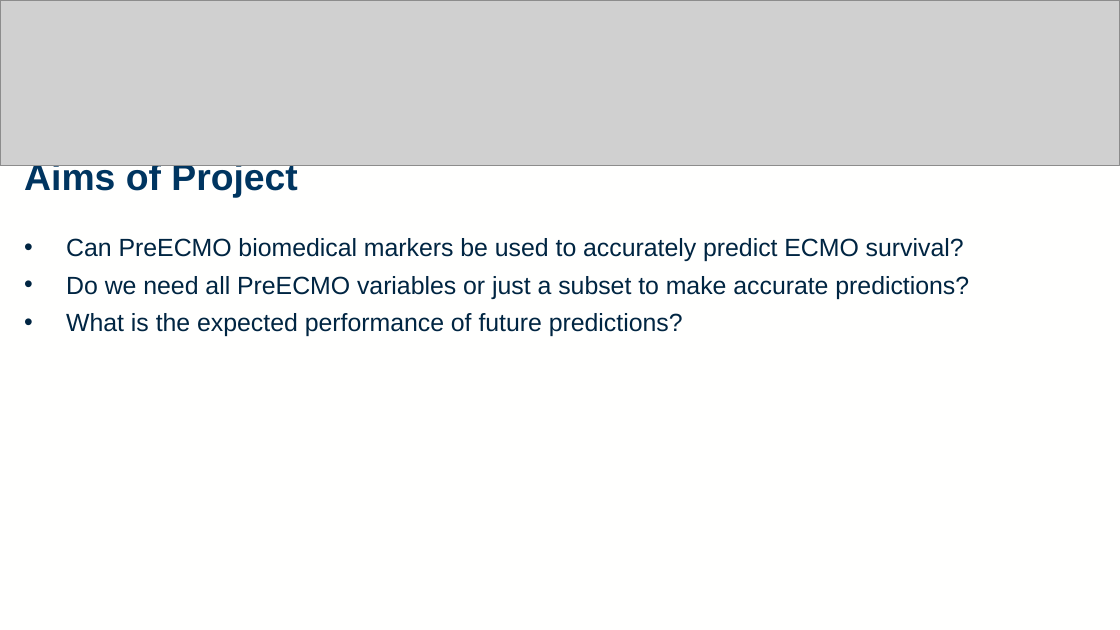
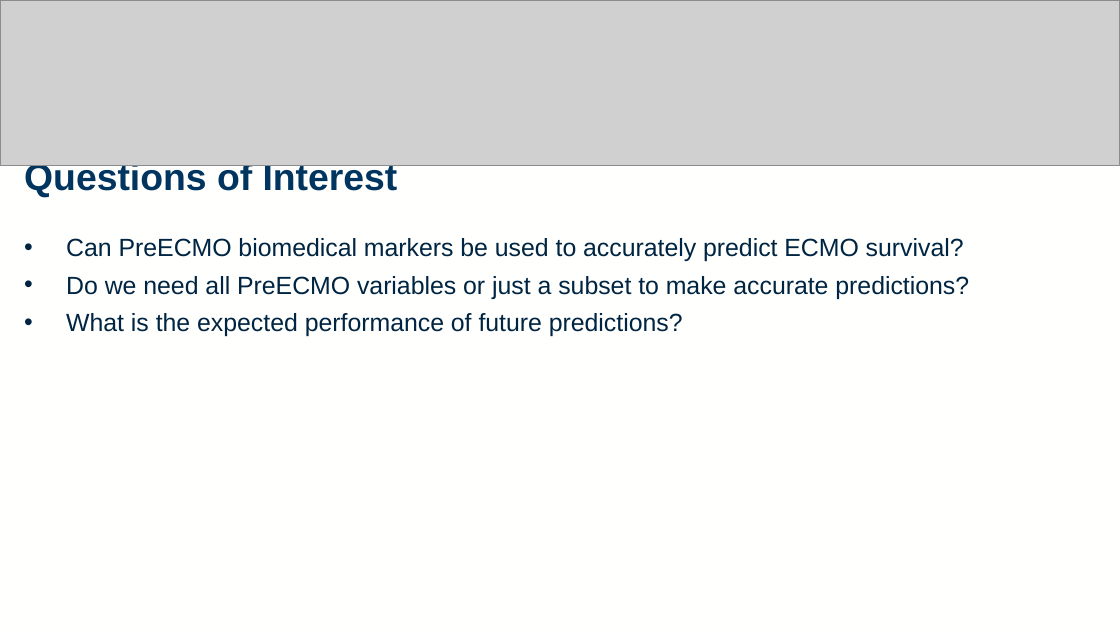
Before and after one commit to rtedwards/ARDS-classification, a slide deck: slide 5 of viva/viva_2416963E.pptx (slide 4 before the commit). Drawn at 1120x630 pixels with LibreOffice and Linux fonts; fonts in the diff are those of the drawing; grey boxes stand for pictures. Boxes give left, top, right and bottom in pixels: in the first picture for what was removed or moved away, otherwise in the second. Text is boxed around its words. In the diff, an @@ line names an element or a change of style, - is before the commit and + after.

```diff
--- a/viva/viva_2416963E.pptx
+++ b/viva/viva_2416963E.pptx
@@ text at [24, 165, 398, 197]: text changed @@
-Aims of Project
+Questions of Interest
```
Also in this commit, not shown: 2 other slides changed, 1 slide added, 8 other files.
